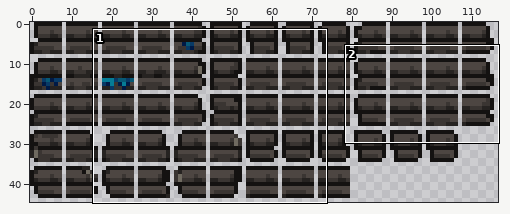
Sprite sheet -- Sources/Modules/Yggdrasil/YggdrasilTown/TwilightForest/Tiles/TwilightEucalyptusWood.png. The picture above shows the old version from afar; the outline marks the close-up.
Close-up. As it was:
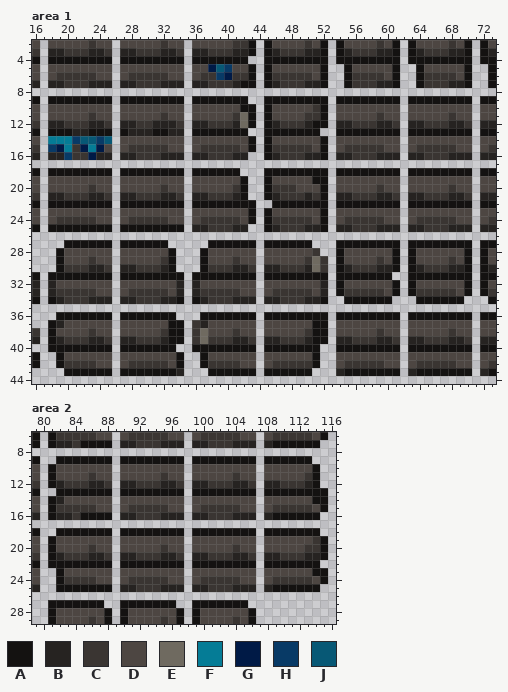
The file is 234x90 pixels, drawn in blocks of 2x2; one block is one cell here. Shown: area 1: x 16..73, y 2..44; area 2: x 79..116, y 6..29.
Palette (. is transparent): A #141211  B #262321  C #3a3532  D #4d4642  E #6f6a60  F #057c96  G #001a46  H #083a66  J #075875
Pixels before, area 1 (only the part around the change), first column x 16:
 2 D.DDDDDCDD.DDDDDCDD.DDDDDCCA.ADDDDCDA.ADDDDCDA.ADDDDCDA.AD
 3 C.BBCCCBBC.BBCCCBBC.BBCCCBBA.ABCCCBBA.ABCCCBBA.ABCCCBBA.AB
 4 A.AAAAAAAA.AAAAAAAA.AAAAAAA..AAAAAAAA.AAAAAAAA.AAAAAAAA.AA
 5 D.DDDDDDDD.DDDDDDDD.DDGJHDDA.ADDDDDDA..ADDDDDA..ADDDDDA..A
 6 D.DCCCCCDD.DCCCCCDD.DCCHGCCA.ACCCCCDA..ACCCCDA..ACCCCDA..A
 7 B.BBCCCBBB.BBCCCBBB.BBCCCBAA.ABCCCBBA..ACCCBBA..ACCCBBA..A
 8 ..........................................................
 9 A.AAAAAAAA.AAAAAAAA.AAAAAAA..AAAAAAAA.AAAAAAAA.AAAAAAAA.AA
10 D.DDDDDDDD.DDDDDDDD.DDDDDDAA.ADDDDDCA.DDDDDDDD.DDDDDDDD.DD
11 D.DDDDDCDD.DDDDDCDD.DDDDDCEA.ADDDDCCA.DDDDDCDD.DDDDDCDD.DD
12 C.BBCCCBBC.BBCCBBBC.BBCCCBEA.ABCCCBAA.BBCCCBBC.BBCCCBBC.BB
13 A.AAABBAAA.ABBBAABB.AAAAAAA..AAAAAAA..AAAAAAAA.AAAAAAAA.AA
14 D.FFFHJJHJ.DDDDDDDD.DDDDDDDA.ADDDDDDA.DDDDDDDD.DDDDDDDD.DD
15 C.HGFCGFGD.DCCCCCDD.DCCCCCDA.ACCCCCDA.DCCCCCDD.DCCCCCDD.DC
16 B.BBHCCGBB.BBCCCBBB.BBCCCBB..ABCCCBBA.BBCCCBBB.BBCCCBBB.BB
17 ..........................................................
18 A.AAAAAAAA.AAAAAAAA.AAAAAA...AAAAAAAA.AAAAAAAA.AAAAAAAA.AA
19 D.DDDDDDDD.DDDDDDDD.DDDDDDA..ADDDDDAA.DDDDDDDD.DDDDDDDD.DD
20 D.DDDDDCDD.DDDDDCDD.DDDDDCA..ACCCDDDA.DDDDDCDD.DDDDDCDD.DD
21 C.BBCCCBBC.BBCCCBBC.BBCCCBA..ABCCCBCA.BBCCCBBC.BBCCCBBC.BB
22 A.AAAAAAAA.AAAAAAAA.AAAAAAAA..AAAAAAA.AAAAAAAA.AAAAAAAA.AA
23 D.DDDDDDDD.DDDDDDDD.DDDDDDDA.ADDDDDDA.DDDDDDDD.DDDDDDDD.DD
24 D.DCCCCCDD.DCCCCCDD.DCCCCCDA.ACCCCCDA.DCCCCCDD.DCCCCCDD.DC
25 A.AAAAAAAA.AAAAAAAA.BBCCCBB..ABCCCBBA.BBCCCBBB.BBCCCBBB.BB
26 ..........................................................
27 ....AAAAAA.AAAAAA.....AAAAAA.AAAAAA...AAAAAAAA.AAAAAAAA.AA
28 ...ADDDDDD.DDDDDDA...ADDDDDD.DDDDDDC..ADDDDDDA.ADDDDDDA.AD
29 ...ADDDCDD.DDDDDCA...ADDDCDD.DDDDDCEC.ADDDDCDA.ADDDDCDA.AD
30 ...ACCCBBC.BBCCCBA...ACCCBBC.BBCCCBEC.ABCCCBBA.ABCCCBBA.AB
31 A.AAAAAAAA.AAAAAAAA.AAAAAAAA.AAAAAAAA.AAAAAAA..AAAAAAAA.AA
32 B.BDDDDDDD.DDDDDDDB.BDDDDDDD.DDDDDDDB.ADDDDDDA.ADDDDDDA.AD
33 B.BCCCCCDD.DCCCCCDB.BCCCCCDD.DCCCCCDB.ACCCCCDA.ACCCCCDA.AC
34 A.ABCCCBBB.BBCCCBBA.ABCCCBBB.BBCCCBBA..AAAAAA...AAAAAA...A
35 ..........................................................
36 ...AAAAAAA.AAAAAAA...AAAAAAA.AAAAAAAA.AAAAAAAA.AAAAAAAA.AA
37 ..ABDDDDDD.DDDDDDAA.CBDDDDDD.DDDDDDAA.DDDDDDDD.DDDDDDDD.DD
38 C.ADDDDCDD.DDDDDCAA.CEDDDCDD.DDDDDCAA.DDDDDCDD.DDDDDCDD.DD
39 B.ABCCCBBC.BBCCCBAA.CECCCBBC.BBCCCBAA.BBCCCBBC.BBCCCBBC.BB
40 ..AAAAAAAA.AAAAAAA..AAAAAAAA.AAAAAAA..AAAAAAAA.AAAAAAAA.AA
41 A..ADDDDDD.DDDDDDDA..ADDDDDD.DDDDDDA..DDDDDDDD.DDDDDDDD.DD
42 A..ACCCCDD.DCCCCCDA..ACCCCDD.DCCCCCA..DCCCCCDD.DCCCCCDD.DC
43 ....AAAAAA.AAAAAAAB...AAAAAA.AAAAAA...BAAAAAAA.BAAAAAAA.BA
44 ..........................................................
Pixels before, area 2, first column x 79:
 6 A.ACCCCCDD.DCCCCCDD.DCCCCCDD.DCCCCCDA
 7 A.ABBCAAAA.BBCCCBBB.BBCCCBBB.BAAAAAA.
 8 .....................................
 9 A..AAAAAAA.AAAAAAAA.AAAAAAAA.AAAAAA..
10 D.ADDDDDDD.DDDDDDDD.DDDDDDDD.DDDDDDA.
11 D.ADDDDCDD.DDDDDCDD.DDDDDCDD.DDDDDCA.
12 C.ABCCCBBC.BBCCCBBC.BBCCCBBC.BBCCCBA.
13 A..AAAAAAA.AAAAAAAA.AAAAAAAA.AAAAAAAA
14 D.ABDDDDDD.DDDDDDDD.DDDDDDDD.DDDDDDAA
15 D.ACCCCCDD.DCCCCCDD.DCCCCCDD.DCCCCCDA
16 B.ABBCAAAA.BBCCCBBB.BBCCCBBB.BAAAAAA.
17 .....................................
18 A..AAAAAAA.AAAAAAAA.AAAAAAAA.AAAAAAA.
19 D.ADDDDDDD.DDDDDDDD.DDDDDDDD.DDDDDDCA
20 D.ADDDDCDD.DDDDDCDD.DDDDDCDD.DDDDDCCA
21 C.ABCCCBBC.BBCCCBBC.BBCCCBBC.BBCCCBBA
22 A.AAAAAAAA.AAAAAAAA.AAAAAAAA.AAAAAAA.
23 D..ADDDDDD.DDDDDDDD.DDDDDDDD.DDDDDDAA
24 D..ACCCCDD.DCCCCCDD.DCCCCCDD.DCCCCCDA
25 B..AAAAAAA.BBCCCBBB.BBCCCBBB.BAAAAAA.
26 .....................................
27 ..AAAAAAA..AAAAAAA..AAAAAAA..........
28 ..ADDDDDDA.ADDDDDDA.ADDDDDDA.........
29 ..ADDDDCDA.ADDDDCDA.ADDDDCDA.........
The same view after the edit:
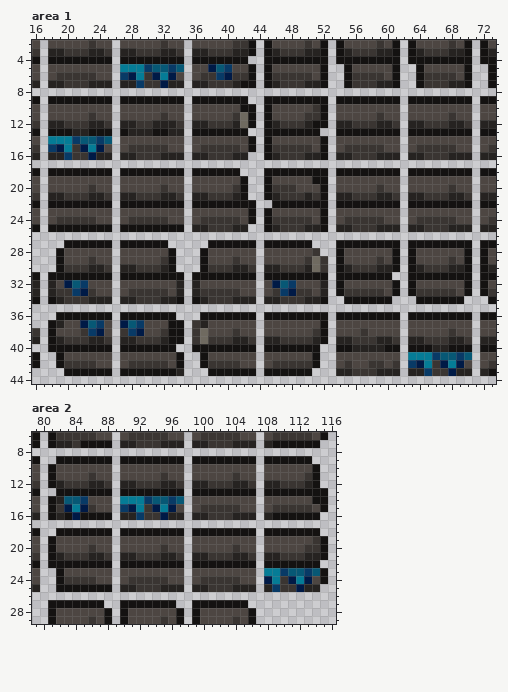
Change:
Area 1:
Colour B replaces colour A in row 39 at x 51; in row 40 at x 56 to 59 and 66 to 67; in row 43 at x 55, 59 to 61, 64 and 69 to 70.
Colour C replaces colour A in row 38 at x 51; in row 43 at x 56 to 58 and 66 to 67.
Colour C replaces colour B in row 39 at x 50.
Colour C replaces colour D in row 38 at x 22, 27 and 57; in row 42 at x 61.
Colour D replaces colour A in row 37 at x 51.
Colour D replaces colour C in row 38 at x 50 and 59; in row 42 at x 56 to 57.
Colour F replaces colour C in row 6 at x 29 and 32; in row 42 at x 65 and 68.
Colour F replaces colour D in row 5 at x 27 to 29; in row 41 at x 63 to 65.
Colour G replaces colour A in row 43 at x 68.
Colour G replaces colour B in row 7 at x 32.
Colour G replaces colour C in row 6 at x 28 and 31; in row 33 at x 22 and 48; in row 42 at x 64 and 67.
Colour G replaces colour D in row 6 at x 33; in row 32 at x 20 and 46; in row 37 at x 22 and 27; in row 38 at x 24 and 29; in row 42 at x 69.
Colour H replaces colour A in row 43 at x 65.
Colour H replaces colour C in row 7 at x 29; in row 33 at x 21 and 47; in row 38 at x 23.
Colour H replaces colour D in row 5 at x 30 and 33; in row 6 at x 27; in row 32 at x 22 and 48; in row 37 at x 24 and 29; in row 38 at x 28; in row 41 at x 66 and 69.
Colour H replaces colour D in row 42 at x 63.
Colour J replaces colour D in row 5 at x 31 to 32 and 34; in row 32 at x 21 and 47; in row 37 at x 23 and 28; in row 41 at x 67 to 68 and 70.
Area 2:
Colour A replaces colour B in row 16 at x 83.
Colour B replaces colour A in row 25 at x 113 to 114.
Colour C replaces colour A in row 25 at x 110 to 111.
Colour F replaces colour C in row 15 at x 84, 92 and 95; in row 24 at x 109 and 112.
Colour F replaces colour D in row 14 at x 90 to 92; in row 23 at x 108 to 109.
Colour G replaces colour A in row 25 at x 112.
Colour G replaces colour B in row 16 at x 95.
Colour G replaces colour C in row 15 at x 83, 85, 91 and 94; in row 16 at x 84; in row 24 at x 111 and 113.
Colour G replaces colour D in row 15 at x 96; in row 24 at x 108.
Colour H replaces colour A in row 25 at x 109.
Colour H replaces colour C in row 16 at x 92.
Colour H replaces colour D in row 14 at x 85, 93 and 96; in row 15 at x 90; in row 23 at x 110 and 113.
Colour J replaces colour A in row 23 at x 114.
Colour J replaces colour D in row 14 at x 83 to 84, 94 to 95 and 97; in row 23 at x 111 to 112.
Changed places in both close-ups, as pixel boxes (x1, y1, x2, y2):
changed: (120, 64, 184, 88)
changed: (64, 280, 144, 336)
changed: (272, 280, 320, 344)
changed: (344, 328, 472, 376)
changed: (64, 496, 184, 520)
changed: (264, 568, 320, 592)
